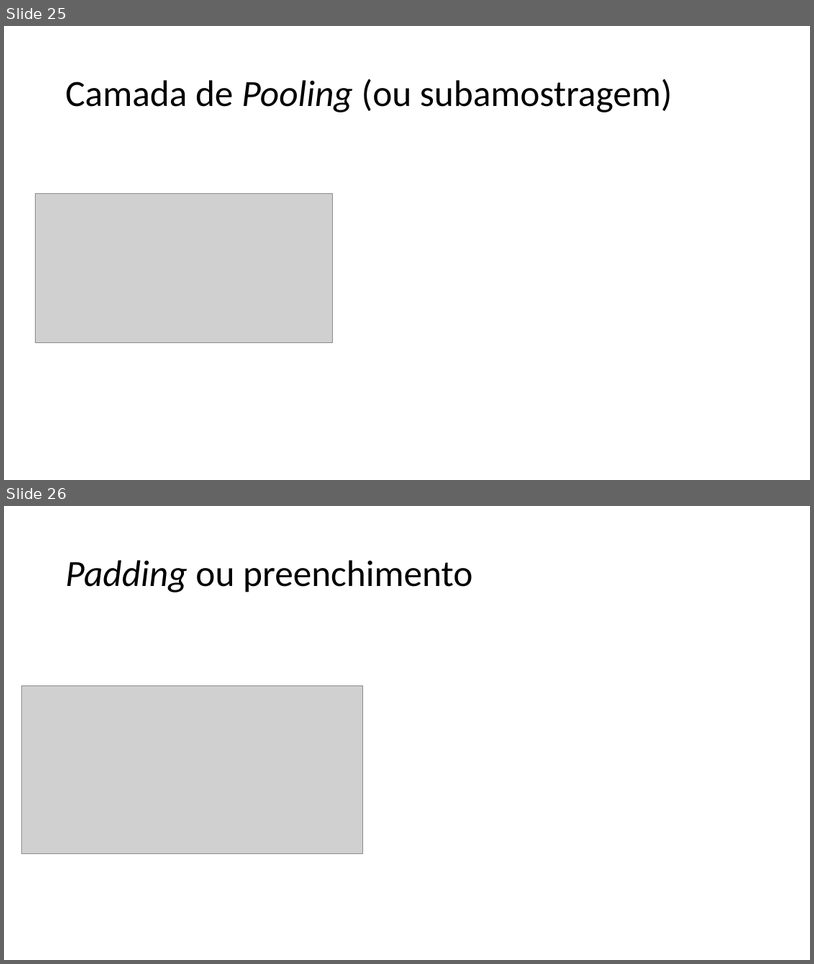
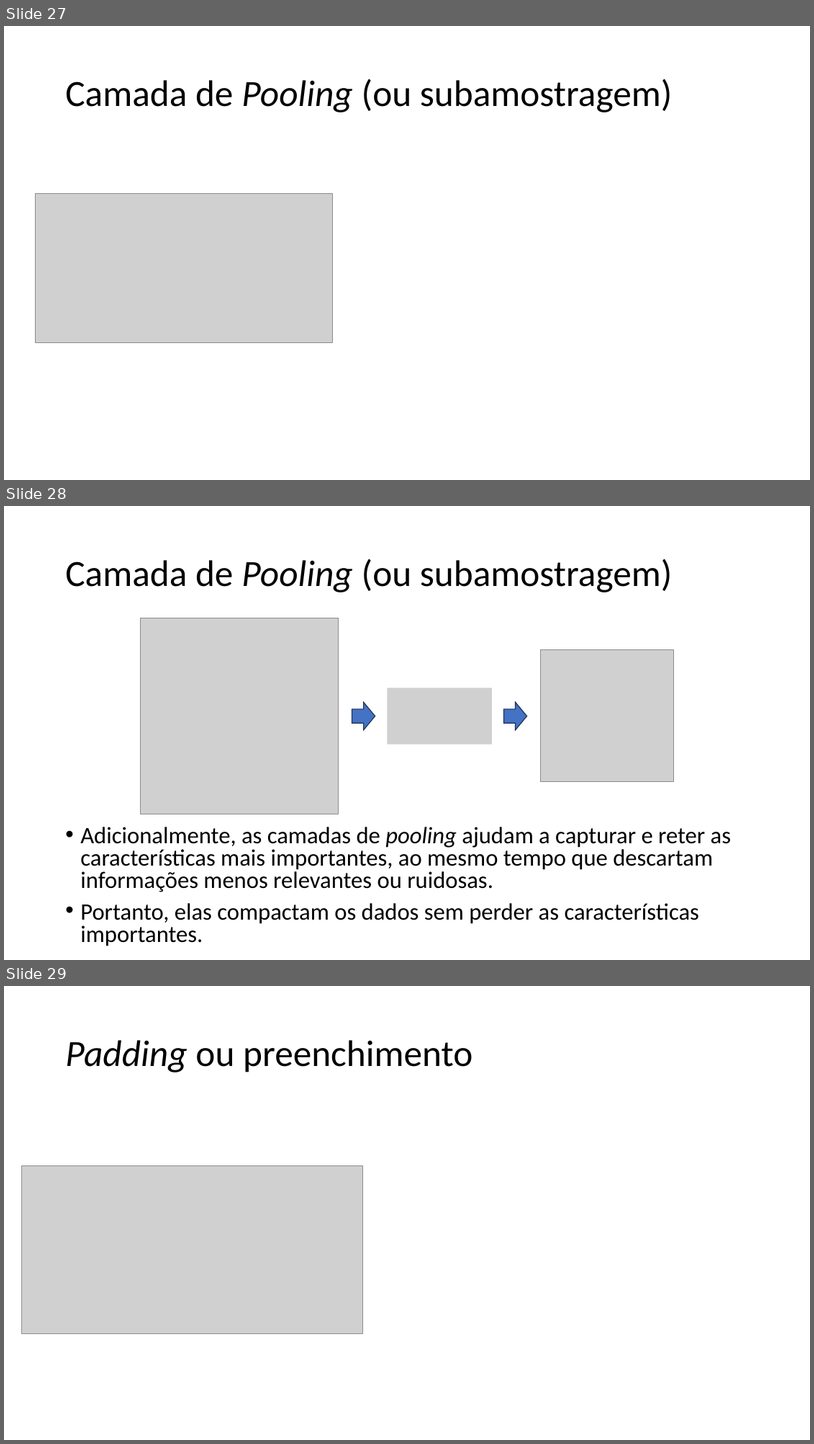
Before and after one commit to zz4fap/tp557-iot-ml, a slide deck: slides/TP557_12_Introduzindo_convoluções.pptx. Shown one above the other, each under a label of ours: slides 25 and 26 before the commit, slides 27, 28 and 29 after it. The pictures are 814x964 and 814x1444 pixels, drawn with LibreOffice and Linux fonts; fonts in the diff are those of the drawing; grey boxes stand for pictures. Boxes give left, top, right and bottom in pixels: in the first picture for what was removed or moved away, otherwise in the second. Text is boxed around its words. In the diff, an @@ line names an element or a change of style, - is before the commit and + after.

```diff
--- a/slides/TP557_12_Introduzindo_convoluções.pptx
+++ b/slides/TP557_12_Introduzindo_convoluções.pptx
@@ slide 28 added at <box>4,506,810,960</box>, background #FFFFFF @@
@@ title added at <box>65,559,673,592</box>, 44 pt, text #000000 @@
+Camada de Pooling (ou subamostragem)
@@ group added at <box>141,618,674,814</box>: 3 pictures, 2 right arrows @@
@@ text added at <box>80,826,731,946</box>, 28 pt, text #000000 @@
+• Adicionalmente, as camadas de pooling ajudam a capturar e reter as características mais importantes, ao mesmo tempo que descartam informações menos relevantes ou ruidosas.
+• Portanto, elas compactam os dados sem perder as características importantes.
@@ what was slide 25 is now slide 27 @@
@@ what was slide 26 is now slide 29 @@
```
Also in this commit, not shown: 3 slides changed, 2 other slides added, 1 slide removed.
